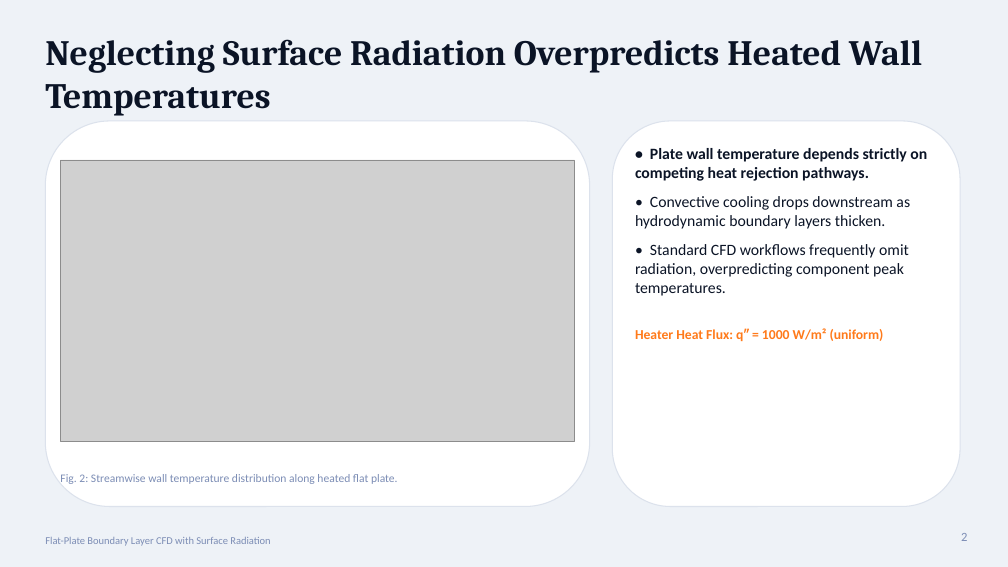
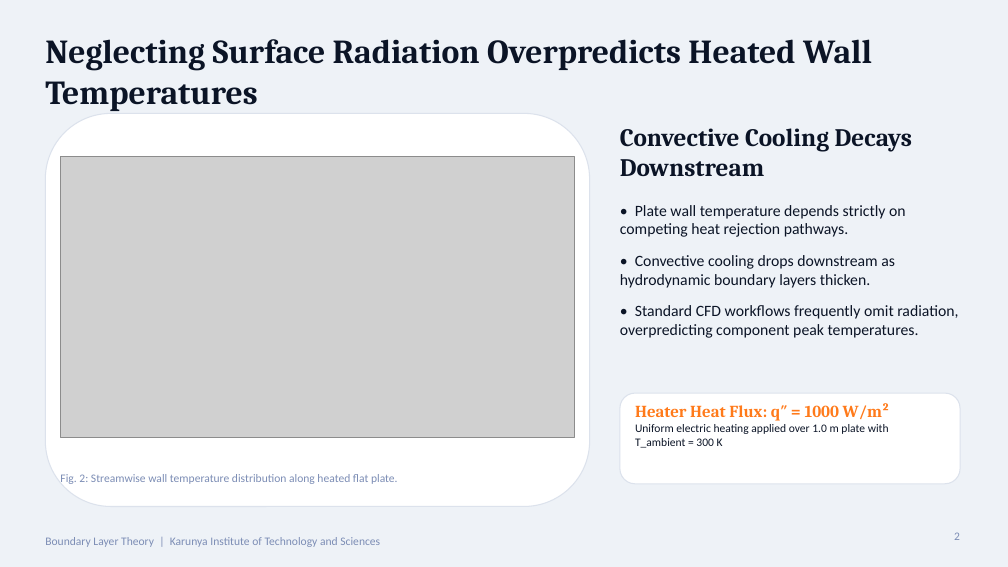
Before and after one commit to Jersam-l/flat-plate-with-radiation-cfd, a slide deck: slide 2 of Flat_Plate_Radiation_CFD_Pitch.pptx. Drawn at 1008x567 pixels with LibreOffice and Linux fonts; fonts in the diff are those of the drawing; grey boxes stand for pictures. Boxes give left, top, right and bottom in pixels: in the first picture for what was removed or moved away, otherwise in the second. Text is boxed around its words. In the diff, an @@ line names an element or a change of style, - is before the commit and + after.

```diff
--- a/Flat_Plate_Radiation_CFD_Pitch.pptx
+++ b/Flat_Plate_Radiation_CFD_Pitch.pptx
@@ text "Neglecting Surface Radiation Overpredicts Heated ..." at <box>45,39,872,111</box>: size 34 to 32 pt @@
@@ rounded rectangle: place and size @@
-rounded rectangle at <box>45,121,590,507</box>
+rounded rectangle at <box>45,113,590,507</box>
@@ text at <box>620,128,912,177</box>: paragraph added @@
+Convective Cooling Decays Downstream
@@ text "Convective Cooling Decays Downstream": place and size @@
-text "Convective Cooling Decays Downstream" at <box>635,148,927,341</box>
+text "Convective Cooling Decays Downstream" at <box>620,128,958,338</box>
@@ picture: place and size @@
-picture at <box>60,160,575,442</box>
+picture at <box>60,157,575,438</box>
@@ text at <box>620,205,958,338</box>: bold off in "• Plate wall temperature depends strictly on ..."; more space between paragraphs @@
@@ text at <box>635,328,884,341</box>: paragraph removed @@
-Heater Heat Flux: q″ = 1000 W/m² (uniform)
@@ rounded rectangle: place and size @@
-rounded rectangle at <box>613,121,960,507</box>
+rounded rectangle at <box>620,393,960,484</box>
@@ text added at <box>635,403,890,448</box>, 11 pt, text #0B1426 @@
+Heater Heat Flux: q″ = 1000 W/m²
+Uniform electric heating applied over 1.0 m plate with T_ambient = 300 K
@@ text at <box>45,537,380,547</box>: text changed; size 10 to 11 pt @@
-Flat-Plate Boundary Layer CFD with Surface Radiation
+Boundary Layer Theory | Karunya Institute of Technology and Sciences
@@ text "2": place and size @@
-text "2" at <box>961,533,967,541</box>
+text "2" at <box>954,532,960,540</box>
@@ text "2" at <box>954,532,960,540</box>: size 12 to 11 pt @@
```
Also in this commit, not shown: 13 other slides changed, 25 other files.
